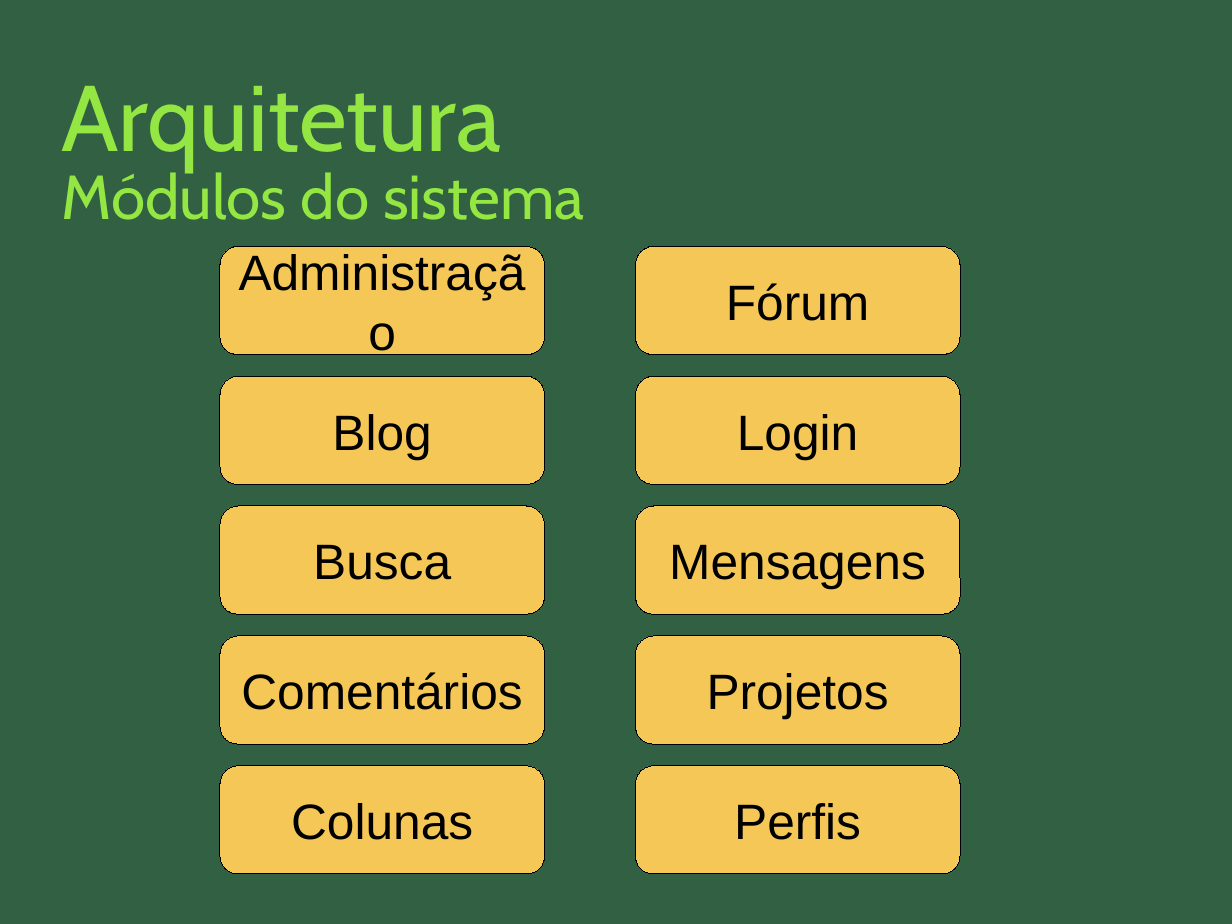
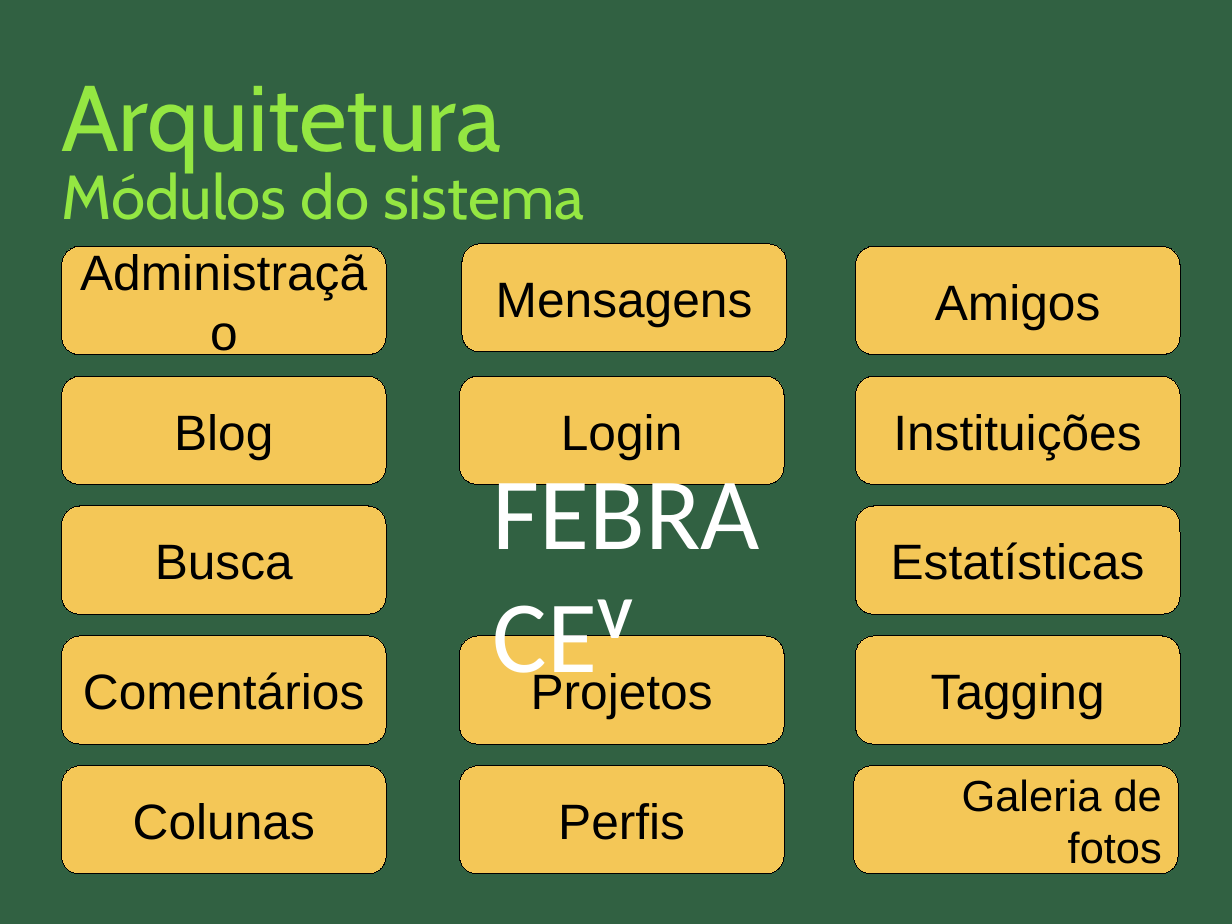
Before and after one commit to nathaliaspatricio/febracev, a slide deck: slide 11 of docs/monografia/apresentação_final.odp (slide 13 before the commit). Drawn at 1232x924 pixels with LibreOffice and Linux fonts; fonts in the diff are those of the drawing. Boxes give left, top, right and bottom in pixels: in the first picture for what was removed or moved away, otherwise in the second. Text is boxed around its words. In the diff, an @@ line names an element or a change of style, - is before the commit and + after.

```diff
--- a/docs/monografia/apresentação_final.odp
+++ b/docs/monografia/apresentação_final.odp
@@ rounded rectangle "Mensagens": place and size @@
-rounded rectangle "Mensagens" at bbox=[636, 506, 960, 615]
+rounded rectangle "Mensagens" at bbox=[462, 244, 786, 352]
@@ rounded rectangle removed at bbox=[636, 246, 960, 354] @@
-Fórum
@@ rounded rectangle added at bbox=[856, 246, 1181, 354], fill #F4C757, outline #000000 0 pt, 32 pt, text #000000 @@
+Amigos
@@ rounded rectangle added at bbox=[856, 377, 1181, 485], fill #F4C757, outline #000000 0 pt, 32 pt, text #000000 @@
+Instituições
@@ title added at bbox=[493, 430, 784, 710], 66 pt, text #FFFFFF @@
+FEBRACEV
@@ rounded rectangle added at bbox=[856, 506, 1181, 615], fill #F4C757, outline #000000 0 pt, 32 pt, text #000000 @@
+Estatísticas
@@ rounded rectangle added at bbox=[856, 636, 1181, 745], fill #F4C757, outline #000000 0 pt, 32 pt, text #000000 @@
+Tagging
@@ 5 rounded rectangles: place and size @@
-5 rounded rectangles at bbox=[220, 246, 544, 874]
+5 rounded rectangles at bbox=[61, 246, 386, 874]
@@ 3 rounded rectangles: place and size @@
-3 rounded rectangles at bbox=[636, 377, 960, 874]
+3 rounded rectangles at bbox=[459, 377, 784, 874]
@@ rounded rectangle added at bbox=[854, 766, 1178, 874], fill #F4C757, outline #000000 0 pt, 28 pt, text #000000 @@
+Galeria de fotos
```
Also in this commit, not shown: 6 other slides changed, 8 slides added, 32 slides removed.
